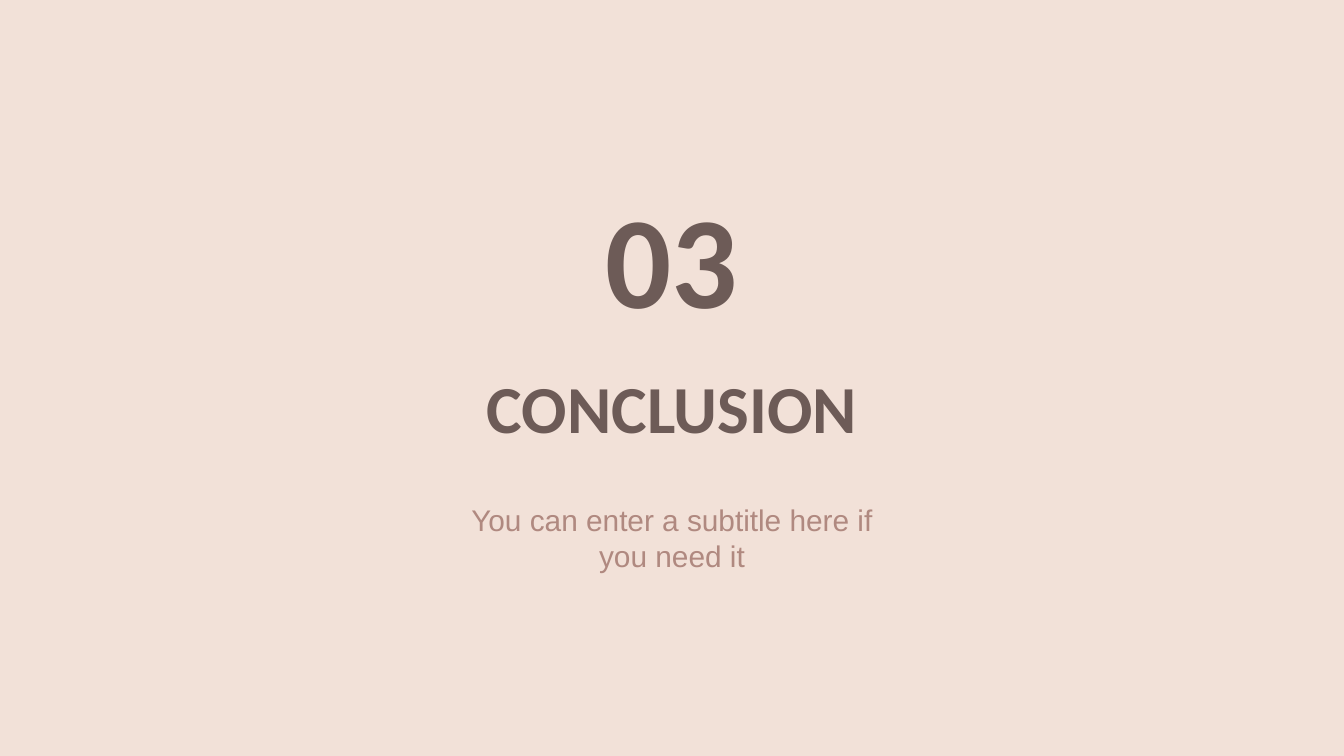
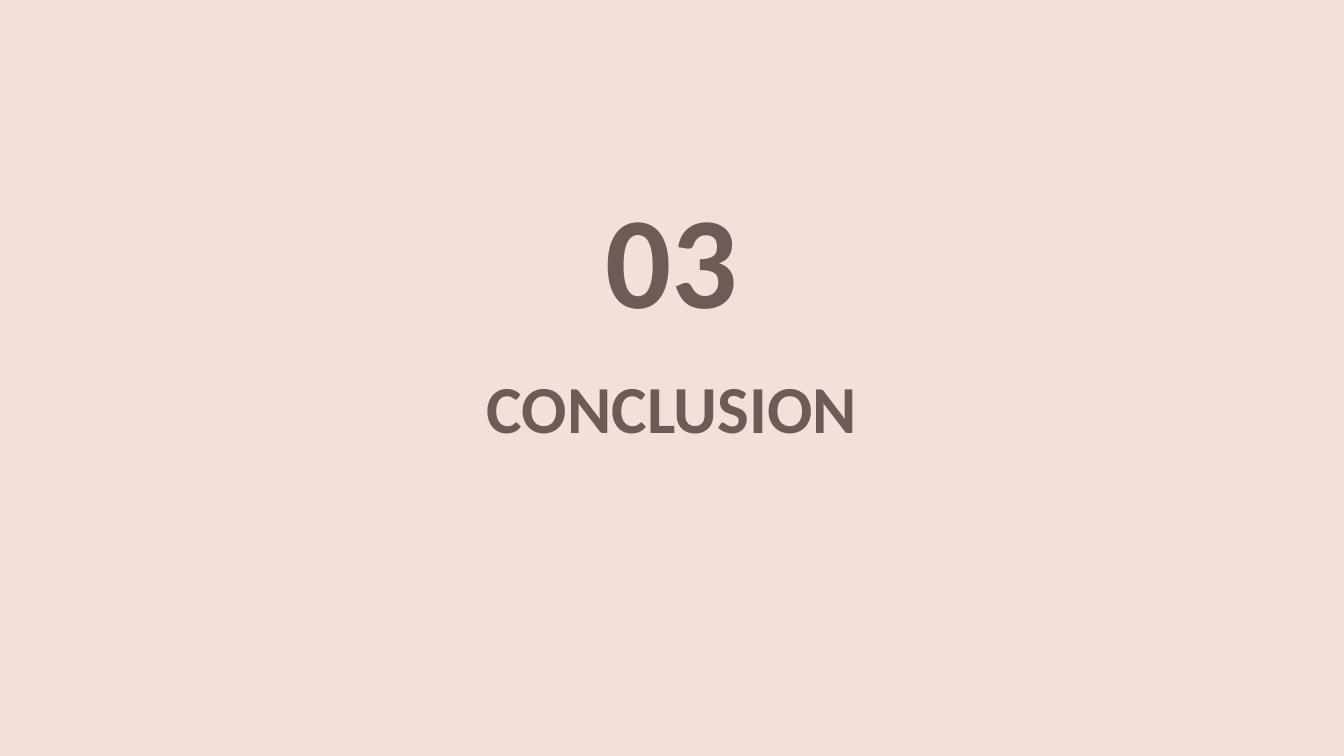
Before and after one commit to sarahcarolinedesouza/phylo563_project_sarah, a slide deck: slide 16 of Phylogenetic tree presentation Sarah.pptx (slide 14 before the commit). Drawn at 1344x756 pixels with LibreOffice and Linux fonts; fonts in the diff are those of the drawing; background and template pictures are left out. Boxes give left, top, right and bottom in pixels: in the first picture for what was removed or moved away, otherwise in the second. Text is boxed around its words. In the diff, an @@ line names an element or a change of style, - is before the commit and + after.

```diff
--- a/Phylogenetic tree presentation Sarah.pptx
+++ b/Phylogenetic tree presentation Sarah.pptx
@@ subtitle removed at bbox=[471, 509, 872, 573] @@
-You can enter a subtitle here if you need it
```
Also in this commit, not shown: 7 other slides changed, 3 slides added, 1 slide removed, 8 other files.
